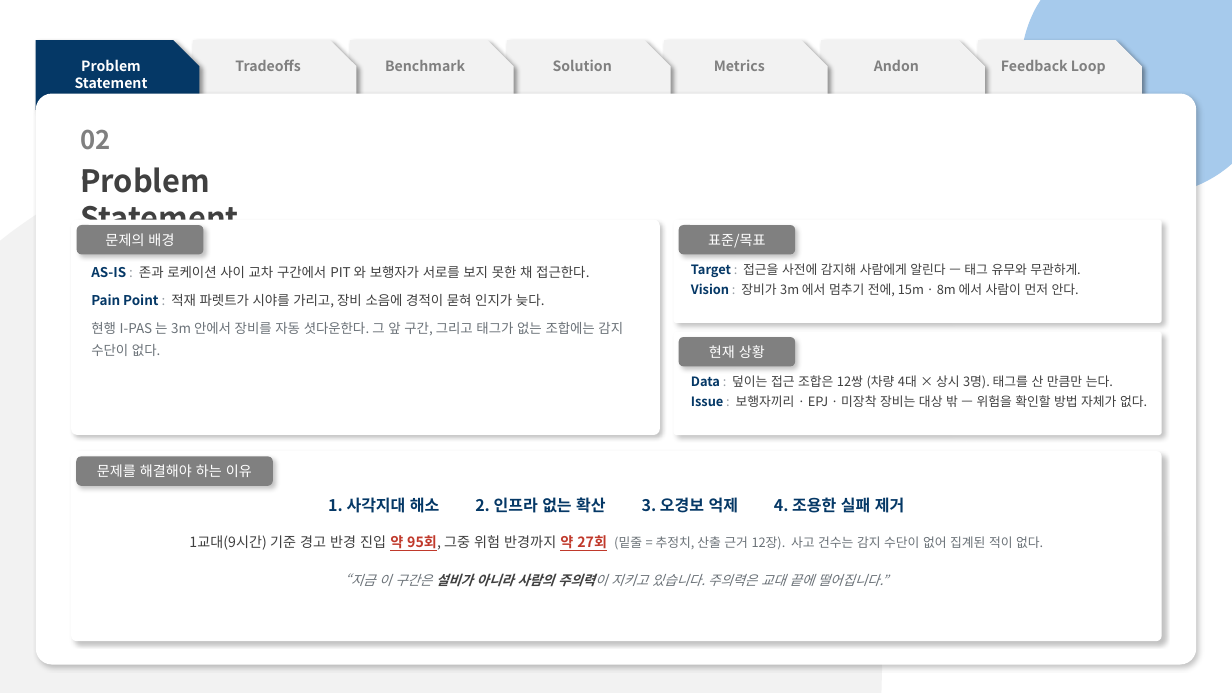
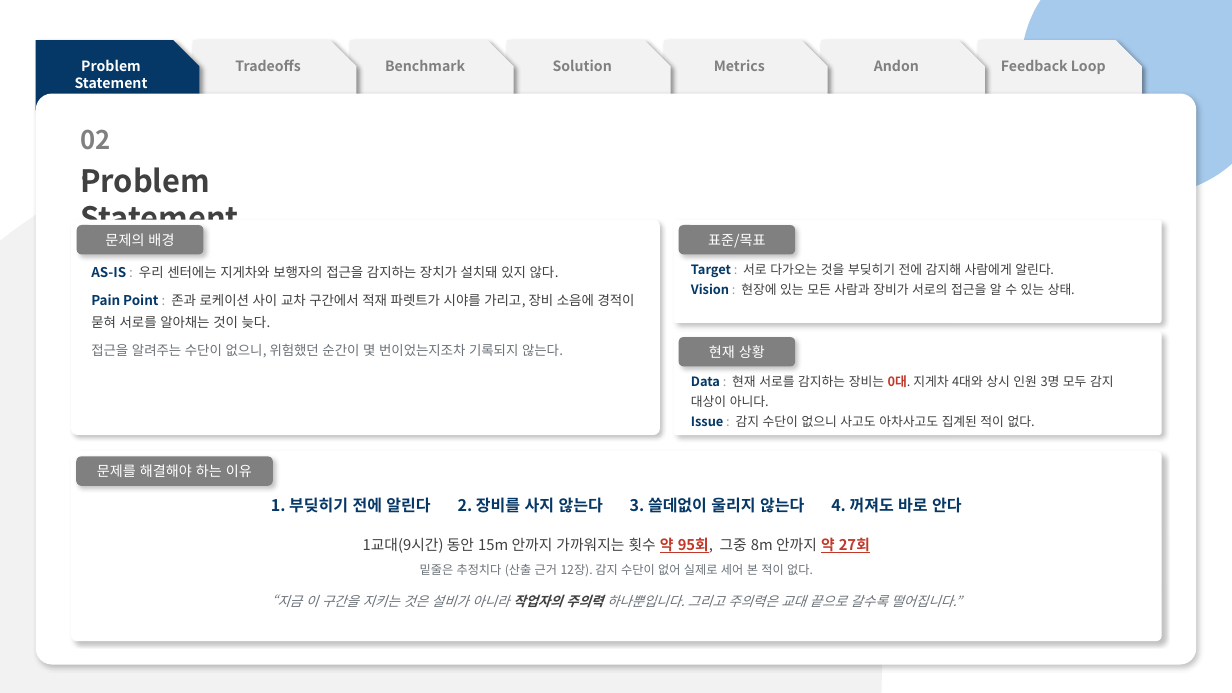
Before and after one commit to pslymzero-cyber/SafeAlert, a slide deck: slide 5 of docs/presentation/contest/SafeAlert_CouSolve_Contest.pptx. Drawn at 1232x693 pixels with LibreOffice and Linux fonts; fonts in the diff are those of the drawing. Boxes give left, top, right and bottom in pixels: in the first picture for what was removed or moved away, otherwise in the second. Text is boxed around its words. In the diff, an @@ line names an element or a change of style, - is before the commit and + after.

```diff
--- a/docs/presentation/contest/SafeAlert_CouSolve_Contest.pptx
+++ b/docs/presentation/contest/SafeAlert_CouSolve_Contest.pptx
@@ text in rounded rectangle at (x1=91, y1=266, x2=635, y2=357): text changed @@
-AS-IS : 존과 로케이션 사이 교차 구간에서 PIT 와 보행자가 서로를 보지 못한 채 접근한다.
-Pain Point : 적재 파렛트가 시야를 가리고, 장비 소음에 경적이 묻혀 인지가 늦다.
-현행 I-PAS 는 3m 안에서 장비를 자동 셧다운한다. 그 앞 구간, 그리고 태그가 없는 조합에는 감지 수단이 없다.
+AS-IS : 우리 센터에는 지게차와 보행자의 접근을 감지하는 장치가 설치돼 있지 않다.
+Pain Point : 존과 로케이션 사이 교차 구간에서 적재 파렛트가 시야를 가리고, 장비 소음에 경적이 묻혀 서로를 알아채는 것이 늦다.
+접근을 알려주는 수단이 없으니, 위험했던 순간이 몇 번이었는지조차 기록되지 않는다.
@@ text in rounded rectangle at (x1=691, y1=263, x2=1075, y2=295): text changed @@
-Target : 접근을 사전에 감지해 사람에게 알린다 — 태그 유무와 무관하게.
-Vision : 장비가 3m 에서 멈추기 전에, 15m · 8m 에서 사람이 먼저 안다.
+Target : 서로 다가오는 것을 부딪히기 전에 감지해 사람에게 알린다.
+Vision : 현장에 있는 모든 사람과 장비가 서로의 접근을 알 수 있는 상태.
@@ text in rounded rectangle at (x1=691, y1=375, x2=1114, y2=427): text changed @@
-Data : 덮이는 접근 조합은 12쌍 (차량 4대 × 상시 3명). 태그를 산 만큼만 는다.
-Issue : 보행자끼리 · EPJ · 미장착 장비는 대상 밖 — 위험을 확인할 방법 자체가 없다.
+Data : 현재 서로를 감지하는 장비는 0대. 지게차 4대와 상시 인원 3명 모두 감지 대상이 아니다.
+Issue : 감지 수단이 없으니 사고도 아차사고도 집계된 적이 없다.
@@ text at (x1=271, y1=497, x2=961, y2=513): text changed @@
-1. 사각지대 해소 2. 인프라 없는 확산 3. 오경보 억제 4. 조용한 실패 제거
+1. 부딪히기 전에 알린다 2. 장비를 사지 않는다 3. 쓸데없이 울리지 않는다 4. 꺼져도 바로 안다
@@ text at (x1=363, y1=537, x2=870, y2=553): text changed; size 10 to 11.5 pt; text colour #6B7278 to #404040 @@
-1교대(9시간) 기준 경고 반경 진입 약 95회, 그중 위험 반경까지 약 27회 (밑줄 = 추정치, 산출 근거 12장). 사고 건수는 감지 수단이 없어 집계된 적이 없다.
+1교대(9시간) 동안 15m 안까지 가까워지는 횟수 약 95회, 그중 8m 안까지 약 27회
@@ text added at (x1=420, y1=564, x2=813, y2=576), 9.5 pt, text #6B7278 @@
+밑줄은 추정치다 (산출 근거 12장). 감지 수단이 없어 실제로 세어 본 적이 없다.
@@ text at (x1=271, y1=594, x2=961, y2=608): text changed @@
-“지금 이 구간은 설비가 아니라 사람의 주의력이 지키고 있습니다. 주의력은 교대 끝에 떨어집니다.”
+“지금 이 구간을 지키는 것은 설비가 아니라 작업자의 주의력 하나뿐입니다. 그리고 주의력은 교대 끝으로 갈수록 떨어집니다.”
```
Also in this commit, not shown: 13 other slides changed, 2 other files.
